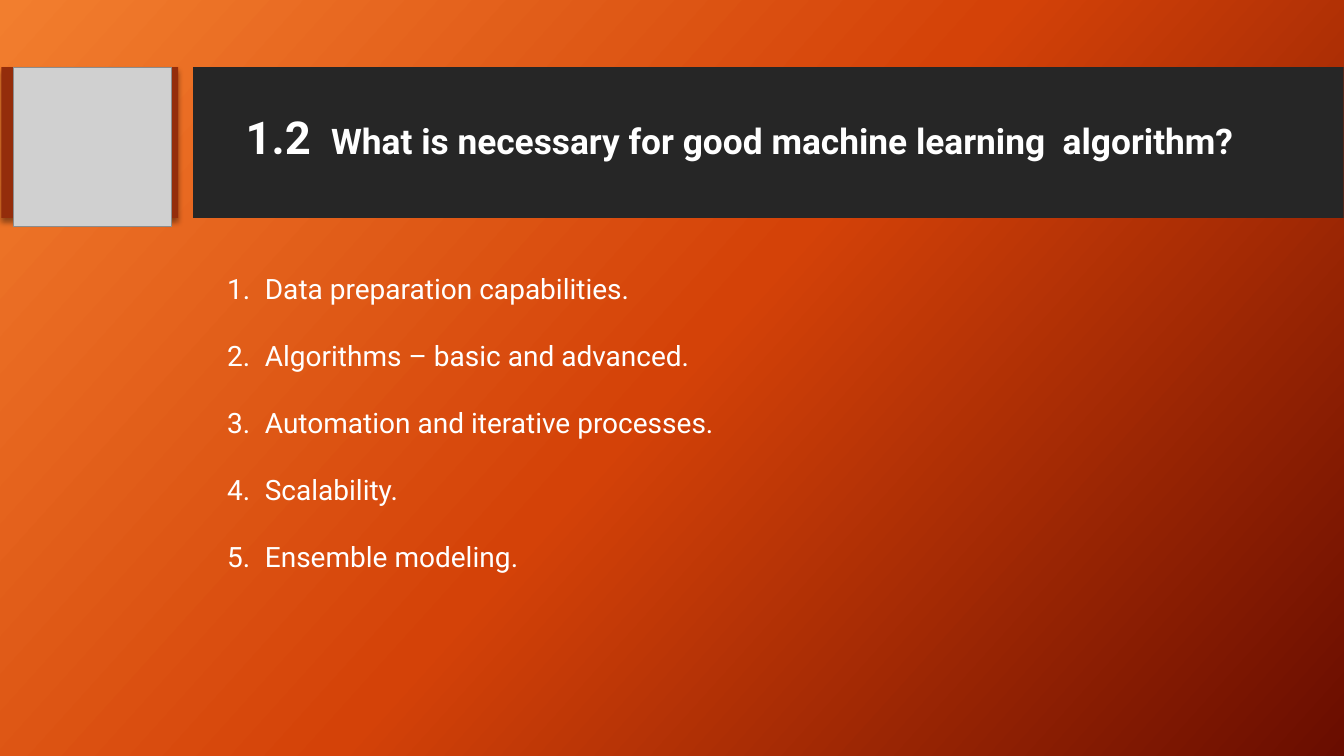
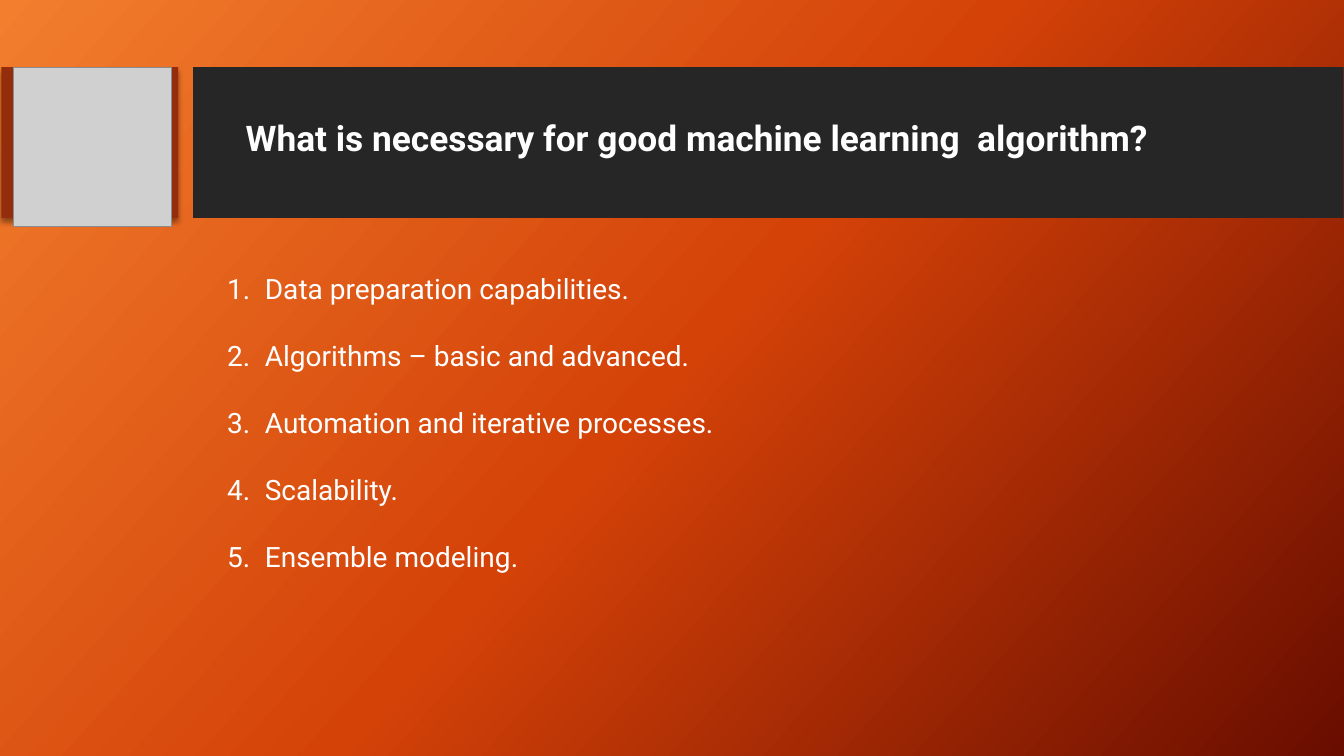
Before and after one commit to ItProject1920/data-science-project, a slide deck: slide 3 of Project Review FINAL.pptx (slide 4 before the commit). Drawn at 1344x756 pixels with LibreOffice and Linux fonts; fonts in the diff are those of the drawing; grey boxes stand for pictures; background and template pictures are left out. Boxes give left, top, right and bottom in pixels: in the first picture for what was removed or moved away, otherwise in the second. Text is boxed around its words. In the diff, an @@ line names an element or a change of style, - is before the commit and + after.

```diff
--- a/Project Review FINAL.pptx
+++ b/Project Review FINAL.pptx
@@ title at (x1=246, y1=124, x2=1147, y2=159): text changed @@
-1.2 What is necessary for good machine learning algorithm?
+What is necessary for good machine learning algorithm?
```
Also in this commit, not shown: 14 other slides changed, 1 slide added, 1 slide removed.
